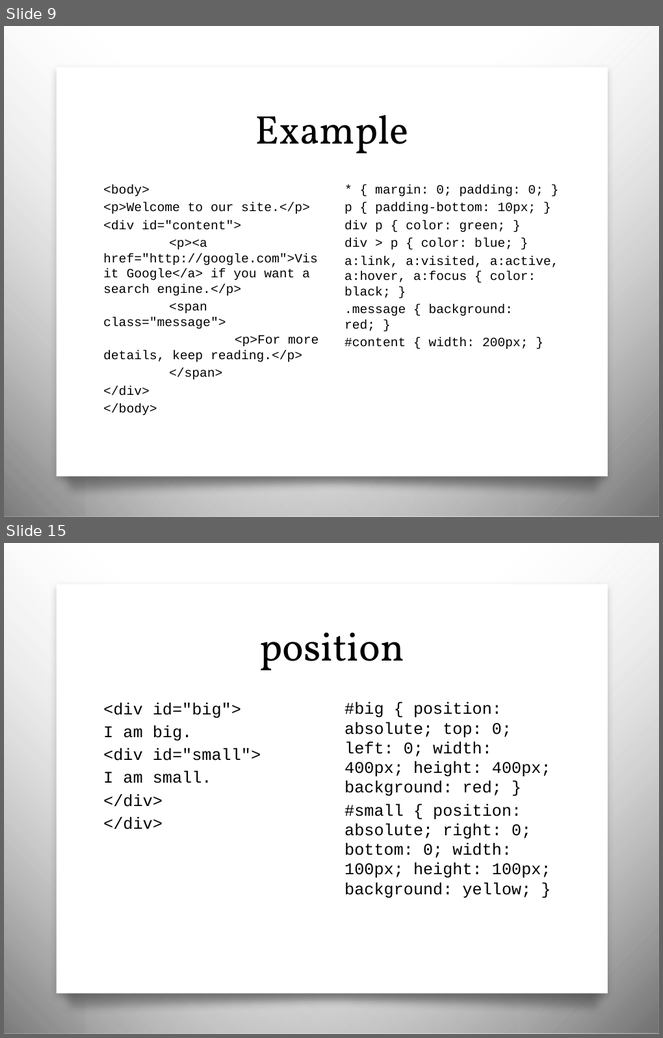
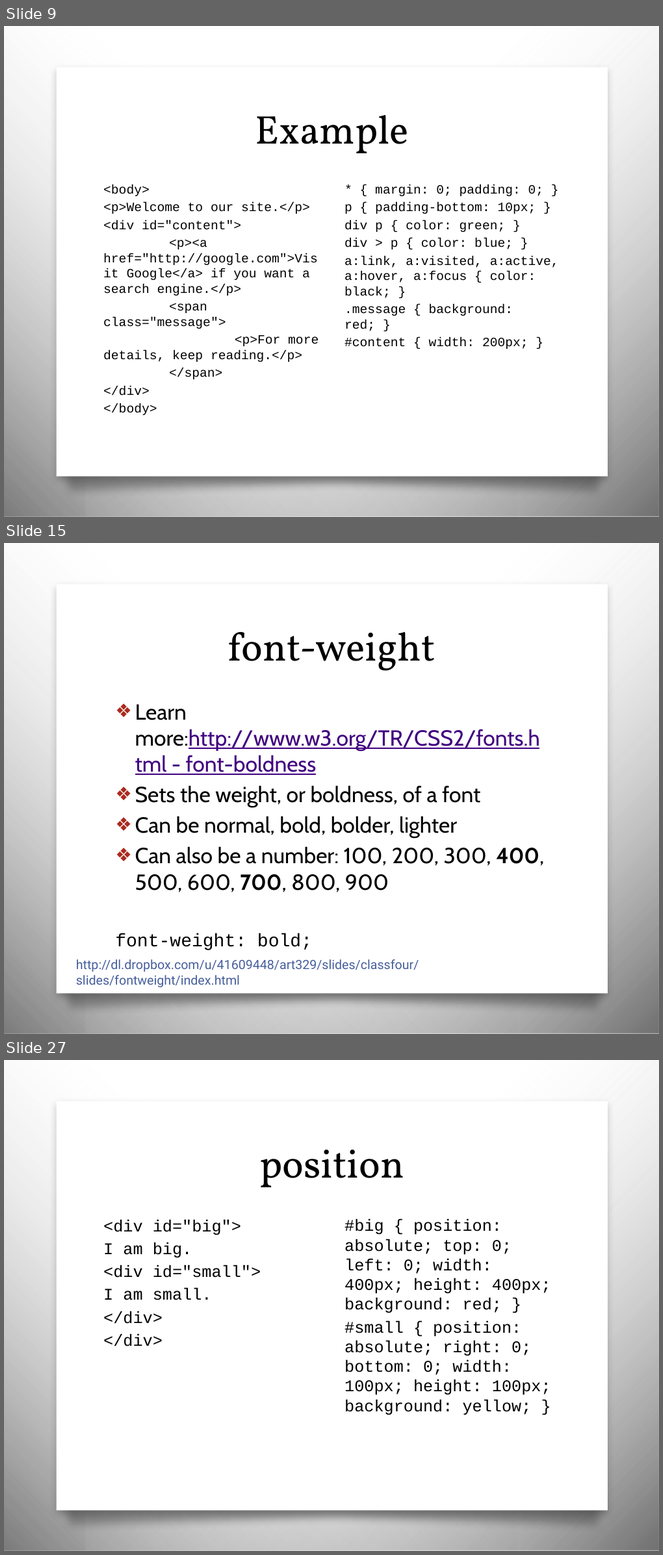
Before and after one commit to awayken/USF-ART329, a slide deck: slides/classthree/slides.pptx. Shown one above the other, each under a label of ours: slides 9 and 15 before the commit, slides 9, 15 and 27 after it; the slides between them are not shown. The pictures are 663x1038 and 663x1555 pixels, drawn with LibreOffice and Linux fonts; fonts in the diff are those of the drawing; background and template pictures are left out. Boxes give left, top, right and bottom in pixels: in the first picture for what was removed or moved away, otherwise in the second. Text is boxed around its words. In the diff, an @@ line names an element or a change of style, - is before the commit and + after.

```diff
--- a/slides/classthree/slides.pptx
+++ b/slides/classthree/slides.pptx
@@ slide 15 added at [4,543,659,1034], background picture (left out); not listed: 4 template elements that a slide beside it also shows @@
@@ title added at [228,632,436,671], 44 pt, text #000000 @@
+font-weight
@@ text added at [115,704,544,951], 24 pt, text #000000 @@
+❖ Learn more:http://www.w3.org/TR/CSS2/fonts.html - font-boldness
+❖ Sets the weight, or boldness, of a font
+❖ Can be normal, bold, bolder, lighter
+❖ Can also be a number: 100, 200, 300, 400, 500, 600, 700, 800, 900
+font-weight: bold;
@@ text added at [76,960,419,988], 14 pt, text #465E9C @@
+http://dl.dropbox.com/u/41609448/art329/slides/classfour/slides/fontweight/index.html
@@ what was slide 15 is now slide 27 @@
```
Also in this commit, not shown: 5 slides changed, 12 other slides added, 28 other files.
